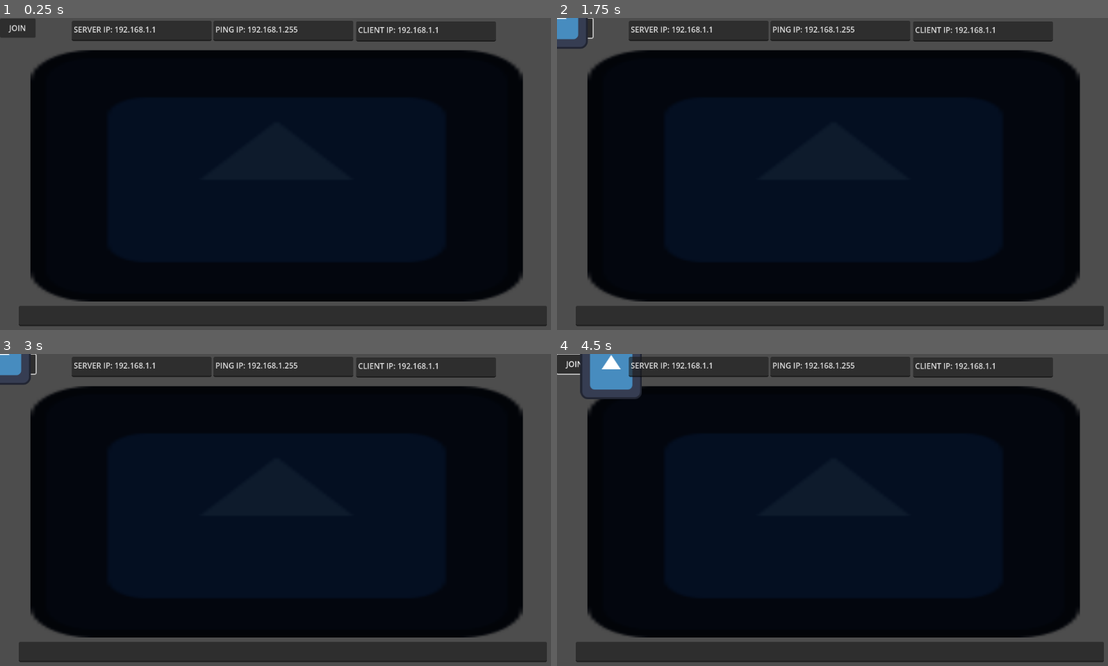
Above: before the commit, frames 1-4 (two rows, left to right).
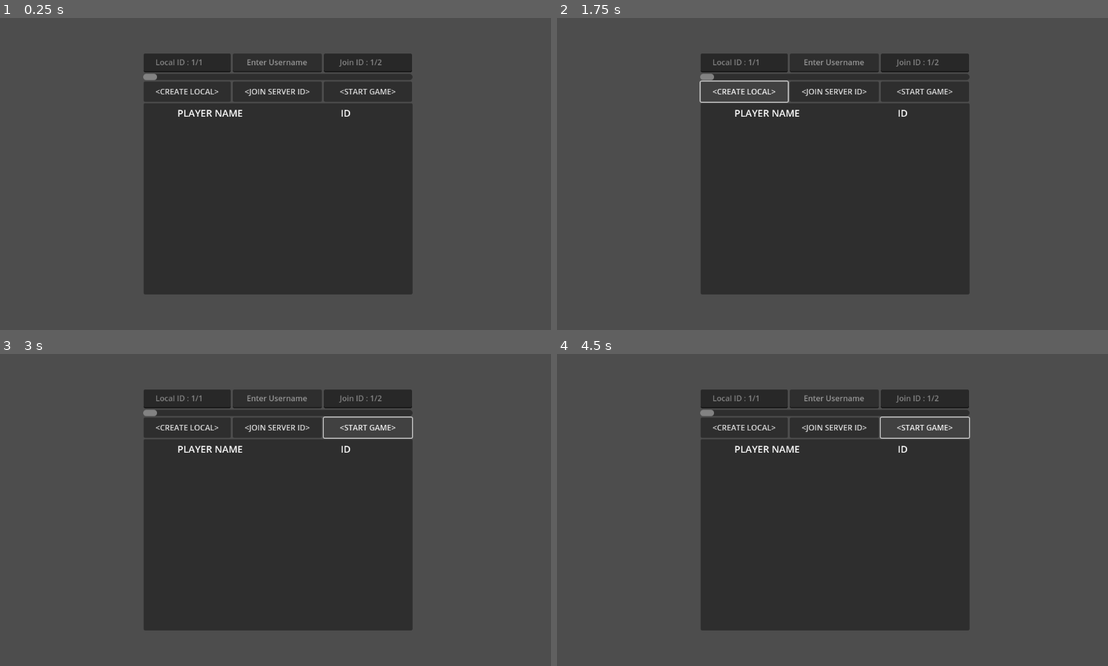
Above: after the commit, the same moments.

Repository: orbi8r/godot-lan
Game: Godot game, scene res://Scenes/Menu/lan_menu.tscn
The game is run twice, just before and just after one commit, with the same random seed, the same clock (stepped at 60 frames per second) and the same inputs. Before the commit the project starts from res://lan_menu.tscn. The engine's default icon, where the game draws it, is replaced by a stand-in: a white triangle on a blue panel in a dark square.
Inputs (mouse positions are in pixels of both pictures, inside the frame that each line leads up to):
- Up to frame 1 (0.25 s): no input
- Up to frame 2 (1.75 s): click "JOIN" (after the commit: "<JOIN SERVER ID>") at 0.5 s; click (744, 92) at 1.25 s, where only the run after the commit has a clickable "<CREATE LOCAL>"
- Up to frame 3 (3 s): click (369, 428) at 2 s, where only the run after the commit has a clickable "<START GAME>"; click (369, 428) at 2.75 s, where only the run after the commit has a clickable "<START GAME>"
- Up to frame 4 (4.5 s): hold D (Right) 3.53-4.28 s; hold S (Down) from 4.28 s (still down)

The runs differ from the first frame. In frame 1, 82% of the frame differs, in the area x 0-100%, y 0-99%; in frame 2, 82%; in frame 3, 82%; in frame 4, 83%.

Commit message:
Client Join Func
Server can see locally which Client Joins

Diff:
--- /dev/null
+++ b/Scenes/Game/example_player.gd
@@ -0,0 +1,20 @@
+extends Node2D
+
+@export var PLAYER_SPEED = 150
+
+# Called when the node enters the scene tree for the first time.
+func _ready() -> void:
+	pass # Replace with function body.
+
+
+# Called every frame. 'delta' is the elapsed time since the previous frame.
+func _process(delta: float) -> void:
+	# Movement
+	if Input.is_action_pressed("Up"):
+		position.y -= PLAYER_SPEED*delta
+	if Input.is_action_pressed("Down"):
+		position.y += PLAYER_SPEED*delta
+	if Input.is_action_pressed("Left"):
+		position.x -= PLAYER_SPEED*delta
+	if Input.is_action_pressed("Right"):
+		position.x += PLAYER_SPEED*delta
--- /dev/null
+++ b/Scenes/Game/example_player.tscn
@@ -0,0 +1,10 @@
+[gd_scene load_steps=3 format=3 uid="uid://bwe1sygdrlvaf"]
+
+[ext_resource type="Texture2D" uid="uid://blntv3mstn80l" path="res://icon.svg" id="1_g1uci"]
+[ext_resource type="Script" path="res://Scenes/Game/example_player.gd" id="1_uyavd"]
+
+[node name="ExamplePlayer" type="Node2D" groups=["Player"]]
+script = ExtResource("1_uyavd")
+
+[node name="Sprite" type="Sprite2D" parent="."]
+texture = ExtResource("1_g1uci")
--- /dev/null
+++ b/Scenes/Game/example_scene.gd
@@ -0,0 +1,18 @@
+extends Node2D
+
+@export var player_scene : PackedScene
+
+# Called when the node enters the scene tree for the first time.
+func _ready() -> void:
+	var new_player = player_scene.instantiate()
+	new_player.name = "1"
+	get_node("Players").add_child(new_player)
+
+	for player in get_tree().get_nodes_in_group("Player"):
+		player.position.x = randi_range(70,1080)
+		player.position.y = randi_range(70,570)
+
+
+# Called every frame. 'delta' is the elapsed time since the previous frame.
+func _process(delta: float) -> void:
+	pass
--- /dev/null
+++ b/Scenes/Game/example_scene.tscn
@@ -0,0 +1,18 @@
+[gd_scene load_steps=4 format=3 uid="uid://b6gll7lmcapoq"]
+
+[ext_resource type="Texture2D" uid="uid://blntv3mstn80l" path="res://icon.svg" id="1_8v5gu"]
+[ext_resource type="Script" path="res://Scenes/Game/example_scene.gd" id="1_prvp5"]
+[ext_resource type="PackedScene" uid="uid://bwe1sygdrlvaf" path="res://Scenes/Game/example_player.tscn" id="2_fbgb4"]
+
+[node name="ExampleScene" type="Node2D"]
+script = ExtResource("1_prvp5")
+player_scene = ExtResource("2_fbgb4")
+
+[node name="Players" type="Node2D" parent="."]
+
+[node name="Background" type="Sprite2D" parent="."]
+modulate = Color(0.0248336, 0.14782, 0.172087, 1)
+show_behind_parent = true
+position = Vector2(577, 330.5)
+scale = Vector2(8.17188, 4.36719)
+texture = ExtResource("1_8v5gu")
--- /dev/null
+++ b/Scenes/Menu/control.gd
@@ -0,0 +1,28 @@
+extends Control
+
+@onready var serverid: HScrollBar = $Serverid
+@onready var local_ip: TextEdit = $LocalIP
+@onready var server_ip: TextEdit = $ServerIP
+@onready var player_name: TextEdit = $PlayerName
+
+var CLIENT_IP = "192.168.1.1"
+var JOIN_IP = "192.168.1.1"
+
+
+func _ready() -> void:
+	for ip in IP.get_local_addresses():
+		if ip.begins_with("192.168"):
+			CLIENT_IP = ip
+	local_ip.text = "     Local ID : " + CLIENT_IP.split(".")[2] + "/" + CLIENT_IP.split(".")[3]
+	serverid.value = int((CLIENT_IP.split("."))[3])
+	Infoautoload.CLIENT_IP = CLIENT_IP
+
+
+func _process(delta: float) -> void:
+	var new_JOIN_IP = "192.168." + CLIENT_IP.split(".")[2] + "." + str(serverid.value)
+	if JOIN_IP != new_JOIN_IP:
+		JOIN_IP = new_JOIN_IP
+		Infoautoload.SERVER_IP = JOIN_IP
+		server_ip.text = "       Join ID : " + JOIN_IP.split(".")[2] + "/" + JOIN_IP.split(".")[3]
+	if player_name.text != "" and Infoautoload.client_username != (player_name.text).left(20):
+		Infoautoload.client_username = (player_name.text).left(20)
--- /dev/null
+++ b/Scenes/Menu/infoautoload.gd
@@ -0,0 +1,10 @@
+extends Node
+
+var CLIENT_IP = "192.168.1.1"
+var SERVER_IP = "192.168.1.1"
+
+var client_username = "IdidntSetUsername"
+
+var client_id = 1
+
+var player_info = {"username":"IdidntSetUsername", "ip":"192.168.1.1", "id":1}
--- /dev/null
+++ b/Scenes/Menu/lan_menu.gd
@@ -0,0 +1,68 @@
+extends Control
+
+@onready var GamePort = 51001
+
+var GamePeer = ENetMultiplayerPeer.new()
+
+@onready var player_container: VBoxContainer = $Control/PlayerBrowser/VBoxContainer
+var PlayerInfo = preload("res://Scenes/Menu/player_info.tscn")
+
+
+func _ready() -> void:
+	multiplayer.peer_connected.connect(peer_connected)
+	multiplayer.peer_disconnected.connect(peer_disconnected)
+	multiplayer.connected_to_server.connect(connected_to_server)
+	multiplayer.connection_failed.connect(connection_failed)
+
+
+
+# Called for all peers, when a peer connects
+func peer_connected(id):
+	print("Player Connected "+ str(id))
+
+
+# Called for all peers, when a peer disconnects
+func peer_disconnected(id):
+	print("Player Disconnected " + str(id))
+
+
+# Called Client side, when peer connects
+func connected_to_server():
+	print("Connected To Sever!")
+	append_player_browser.rpc(Infoautoload.client_username,Infoautoload.CLIENT_IP,GamePeer.get_unique_id())
+
+
+# Called Client side, when peer couldnt connect
+func connection_failed():
+	print("Couldnt Connect")
+
+
+@rpc("any_peer","reliable")
+func append_player_browser(username,ip,id):
+	var new_player_info = PlayerInfo.instantiate()
+	new_player_info.name = str(id)
+	new_player_info.get_child(0).text = username
+	new_player_info.get_child(1).text =  ip.split(".")[2] + "/" + ip.split(".")[3] + "/" + str(id)
+	player_container.add_child(new_player_info)
+
+
+func _on_create_pressed() -> void:
+	var error_check = GamePeer.create_server(GamePort)
+	if error_check != OK:
+		print("Creating Server Error : " + str(error_check))
+		return
+	multiplayer.set_multiplayer_peer(GamePeer)
+	print("Created Server at " + Infoautoload.CLIENT_IP)
+	append_player_browser(Infoautoload.client_username,Infoautoload.CLIENT_IP,GamePeer.get_unique_id())
+
+
+func _on_join_pressed() -> void:
+	var error_check = GamePeer.create_client(Infoautoload.SERVER_IP, GamePort)
+	if error_check != OK:
+		print("Joining "+ Infoautoload.SERVER_IP +" Error : " + str(error_check))
+		return
+	multiplayer.set_multiplayer_peer(GamePeer)
+
+
+func _on_start_pressed() -> void:
+	pass # Replace with function body.
--- /dev/null
+++ b/Scenes/Menu/lan_menu.tscn
@@ -0,0 +1,129 @@
+[gd_scene load_steps=5 format=3 uid="uid://di8h0wh5y253g"]
+
+[ext_resource type="Script" path="res://Scenes/Menu/lan_menu.gd" id="1_omcgy"]
+[ext_resource type="Script" path="res://Scenes/Menu/control.gd" id="2_qjvof"]
+
+[sub_resource type="LabelSettings" id="LabelSettings_ge8uk"]
+font_size = 20
+
+[sub_resource type="LabelSettings" id="LabelSettings_5psvq"]
+font_size = 20
+
+[node name="LanMenu" type="Control"]
+layout_mode = 3
+anchors_preset = 15
+anchor_right = 1.0
+anchor_bottom = 1.0
+grow_horizontal = 2
+grow_vertical = 2
+script = ExtResource("1_omcgy")
+
+[node name="Control" type="Control" parent="."]
+anchors_preset = 0
+offset_left = 295.0
+offset_top = 76.0
+offset_right = 861.0
+offset_bottom = 574.0
+script = ExtResource("2_qjvof")
+
+[node name="Buttons" type="HBoxContainer" parent="Control"]
+layout_mode = 0
+offset_left = 1.0
+offset_top = 56.0
+offset_right = 568.0
+offset_bottom = 98.0
+alignment = 1
+
+[node name="Create" type="Button" parent="Control/Buttons"]
+layout_mode = 2
+text = "     <CREATE LOCAL>     "
+
+[node name="Join" type="Button" parent="Control/Buttons"]
+layout_mode = 2
+text = "     <JOIN SERVER ID>     "
+
+[node name="Start" type="Button" parent="Control/Buttons"]
+layout_mode = 2
+text = "       <START GAME>       "
+
+[node name="Label" type="Label" parent="Control/Buttons"]
+layout_mode = 2
+
+[node name="Serverid" type="HScrollBar" parent="Control"]
+layout_mode = 0
+offset_left = 2.0
+offset_top = 40.0
+offset_right = 561.0
+offset_bottom = 53.0
+mouse_default_cursor_shape = 2
+min_value = 2.0
+max_value = 264.0
+step = 1.0
+page = 10.0
+value = 2.0
+
+[node name="LocalIP" type="TextEdit" parent="Control"]
+layout_mode = 2
+offset_left = 3.0
+offset_top = -2.0
+offset_right = 184.0
+offset_bottom = 37.0
+text = " "
+editable = false
+scroll_past_end_of_file = true
+scroll_fit_content_height = true
+
+[node name="PlayerName" type="TextEdit" parent="Control"]
+layout_mode = 0
+offset_left = 188.0
+offset_top = -2.0
+offset_right = 373.0
+offset_bottom = 37.0
+placeholder_text = "      Enter Username"
+scroll_past_end_of_file = true
+
+[node name="ServerIP" type="TextEdit" parent="Control"]
+layout_mode = 2
+offset_left = 377.0
+offset_top = -2.0
+offset_right = 560.0
+offset_bottom = 37.0
+editable = false
+scroll_past_end_of_file = true
+scroll_fit_content_height = true
+
+[node name="PlayerBrowser" type="Panel" parent="Control"]
+layout_mode = 0
+offset_left = 3.0
+offset_top = 101.0
+offset_right = 561.0
+offset_bottom = 498.0
+
+[node name="Heading" type="HBoxContainer" parent="Control/PlayerBrowser"]
+layout_mode = 0
+offset_right = 558.0
+offset_bottom = 41.0
+
+[node name="Username" type="Label" parent="Control/PlayerBrowser/Heading"]
+layout_mode = 2
+size_flags_horizontal = 3
+text = "PLAYER NAME"
+label_settings = SubResource("LabelSettings_ge8uk")
+horizontal_alignment = 1
+
+[node name="ID" type="Label" parent="Control/PlayerBrowser/Heading"]
+layout_mode = 2
+size_flags_horizontal = 3
+text = "ID"
+label_settings = SubResource("LabelSettings_5psvq")
+horizontal_alignment = 1
+
+[node name="VBoxContainer" type="VBoxContainer" parent="Control/PlayerBrowser"]
+layout_mode = 0
+offset_top = 42.0
+offset_right = 557.0
+offset_bottom = 396.0
+
+[connection signal="pressed" from="Control/Buttons/Create" to="." method="_on_create_pressed"]
+[connection signal="pressed" from="Control/Buttons/Join" to="." method="_on_join_pressed"]
+[connection signal="pressed" from="Control/Buttons/Start" to="." method="_on_start_pressed"]
--- /dev/null
+++ b/Scenes/Menu/player_info.tscn
@@ -0,0 +1,15 @@
+[gd_scene format=3 uid="uid://c3u8x6vbwkpx8"]
+
+[node name="PlayerInfo" type="HBoxContainer"]
+
+[node name="Username" type="Label" parent="."]
+layout_mode = 2
+size_flags_horizontal = 3
+text = "TwentyLetterNamehere"
+horizontal_alignment = 1
+
+[node name="ID" type="Label" parent="."]
+layout_mode = 2
+size_flags_horizontal = 3
+text = "AAA/BBB/CCCCCCCCCC"
+horizontal_alignment = 1
--- a/client_autoload.gd
+++ /dev/null
@@ -1 +0,0 @@
-extends Node
--- a/example_game_scene.gd
+++ /dev/null
@@ -1 +0,0 @@
-extends Node2D
--- a/example_game_scene.tscn
+++ /dev/null
@@ -1,13 +0,0 @@
-[gd_scene load_steps=3 format=3 uid="uid://twxxph0d2tlc"]
-
-[ext_resource type="Script" path="res://example_game_scene.gd" id="1_ov86j"]
-[ext_resource type="Texture2D" uid="uid://blntv3mstn80l" path="res://icon.svg" id="1_yb81j"]
-
-[node name="ExampleGameScene" type="Node2D"]
-script = ExtResource("1_ov86j")
-
-[node name="Background" type="Sprite2D" parent="."]
-modulate = Color(0.0545956, 0.105886, 0.173389, 1)
-position = Vector2(574, 328)
-scale = Vector2(7.98438, 4.07813)
-texture = ExtResource("1_yb81j")
--- a/example_player.gd
+++ /dev/null
@@ -1,21 +0,0 @@
-extends Node2D
-
-@export var PLAYER_SPEED = 150
-
-func _enter_tree():
-	set_multiplayer_authority(name.to_int())
-
-# Called every frame. 'delta' is the elapsed time since the previous frame.
-func _process(delta):
-
-	# If player is Client's player
-	if is_multiplayer_authority():
-		# Movement
-		if Input.is_action_pressed("Up"):
-			position.y -= PLAYER_SPEED * delta
-		if Input.is_action_pressed("Down"):
-			position.y += PLAYER_SPEED * delta
-		if Input.is_action_pressed("Left"):
-			position.x -= PLAYER_SPEED * delta
-		if Input.is_action_pressed("Right"):
-			position.x += PLAYER_SPEED * delta
--- a/example_player.tscn
+++ /dev/null
@@ -1,18 +0,0 @@
-[gd_scene load_steps=4 format=3 uid="uid://ded0b1cyawqt1"]
-
-[ext_resource type="Script" path="res://example_player.gd" id="1_swd2y"]
-[ext_resource type="Texture2D" uid="uid://blntv3mstn80l" path="res://icon.svg" id="2_uh5n1"]
-
-[sub_resource type="SceneReplicationConfig" id="SceneReplicationConfig_ghg4w"]
-properties/0/path = NodePath(".:position")
-properties/0/spawn = true
-properties/0/replication_mode = 1
-
-[node name="Player" type="Node2D"]
-script = ExtResource("1_swd2y")
-
-[node name="Icon" type="Sprite2D" parent="."]
-texture = ExtResource("2_uh5n1")
-
-[node name="MultiplayerSynchronizer" type="MultiplayerSynchronizer" parent="."]
-replication_config = SubResource("SceneReplicationConfig_ghg4w")
--- a/lan_menu.gd
+++ /dev/null
@@ -1,114 +0,0 @@
-extends Node2D
-
-@onready var serverip: TextEdit = $serverip
-@onready var pingip: TextEdit = $pingip
-@onready var clientip: TextEdit = $clientip
-@onready var datatext: TextEdit = $Data
-
-
-@export var example_player_scene : PackedScene
-
-var GamePeer = ENetMultiplayerPeer.new()
-var PingPeer = PacketPeerUDP.new()
-var ListenPeer = PacketPeerUDP.new()
-
-var CLIENT_IP = "192.168.1.1"
-var PING_IP = "192.168.1.255"
-var SERVER_IP = "192.168.1.1"
-
-
-@export var GAME_PORT = 51001
-@export var SERVER_PING_PORT = 51010
-@export var SERVER_LISTEN_PORT = 51011
-
-@onready var server_ping_timer = $MainMenu/ServerPingTimer
-@onready var client_listen_timer = $MainMenu/ClientListenTimer
-
-
-func _process(_delta):
-	if ListenPeer.is_bound():
-		if ListenPeer.get_available_packet_count() > 0:
-			var data = ListenPeer.get_packet().get_string_from_ascii()
-			datatext.text = str(data)
-			SERVER_IP = ListenPeer.get_packet_ip()
-	serverip.text = "SERVER IP: "+str(SERVER_IP)
-	pingip.text = "PING IP: "+str(PING_IP)
-	clientip.text = "CLIENT IP: "+str(CLIENT_IP)
-
-
-func _ready():
-	multiplayer.peer_disconnected.connect(del_player)
-	del_player(multiplayer.get_remote_sender_id())
-	# Makes client listen time more than ping time
-	client_listen_timer.wait_time = server_ping_timer.wait_time + 0.1
-	# Grabs Client IP and generates Ping IP
-	for ip in IP.get_local_addresses():
-		if ip.begins_with("192.168"):
-			CLIENT_IP = ip
-			var ipbreak = CLIENT_IP.split('.')
-			PING_IP = ipbreak[0] + "." + ipbreak[1] + "." + ipbreak[2] + ".255"
-
-
-func listen_set_up():
-	var ok = ListenPeer.bind(SERVER_LISTEN_PORT)
-	client_listen_timer.start()
-
-
-func ping_set_up():
-	PingPeer.set_broadcast_enabled(true)
-	PingPeer.set_dest_address(PING_IP, SERVER_LISTEN_PORT)
-	var ok = PingPeer.bind(SERVER_PING_PORT)
-	server_ping_timer.start()
-
-
-func listen_shut_down():
-	if ListenPeer.is_bound():
-		ListenPeer.close()
-
-
-func _on_join_pressed():
-	listen_set_up()
-
-
-func add_player(id = 1):
-	var client = example_player_scene.instantiate()
-	client.name = str(id)
-	get_node("ExampleGameScene").add_child(client)
-
-
-func del_player(id):
-	if id != 1:
-		rpc("_del_player", id)
-	else:
-		rpc("_del_server")
-
-
-# Writing function this way helps all clients to delete a node
-@rpc("any_peer", "call_local") func _del_player(id):
-	if get_node("ExampleGameScene").get_node(str(id)) != null:
-		get_node("ExampleGameScene").get_node(str(id)).queue_free()
-
-
-@rpc("any_peer", "call_local") func _del_server():
-	SERVER_IP = "192.168.1.1" # Resets Server
-
-
-func _on_server_ping_timer_timeout():
-	var packet = "data".to_ascii_buffer() # Put data here
-	PingPeer.put_packet(packet)
-
-
-func _on_client_listen_timer_timeout():
-	if SERVER_IP == "192.168.1.1":
-		GamePeer.create_server(GAME_PORT)
-		multiplayer.multiplayer_peer = GamePeer
-	else:
-		GamePeer.create_client("192.168.39.165", GAME_PORT)
-		multiplayer.multiplayer_peer = GamePeer
-
-	if multiplayer.is_server() and server_ping_timer.is_stopped():
-		ping_set_up()
-
-	listen_shut_down()
-	multiplayer.peer_connected.connect(add_player)
-	add_player()
--- a/lan_menu.tscn
+++ /dev/null
@@ -1,59 +0,0 @@
-[gd_scene load_steps=4 format=3 uid="uid://c42c150xjjf2h"]
-
-[ext_resource type="Script" path="res://lan_menu.gd" id="1_omdqh"]
-[ext_resource type="PackedScene" uid="uid://ded0b1cyawqt1" path="res://example_player.tscn" id="2_d7b4a"]
-[ext_resource type="PackedScene" uid="uid://twxxph0d2tlc" path="res://example_game_scene.tscn" id="2_rlu1y"]
-
-[node name="Lan_Menu" type="Node2D"]
-script = ExtResource("1_omdqh")
-example_player_scene = ExtResource("2_d7b4a")
-
-[node name="MainMenu" type="Node2D" parent="."]
-
-[node name="MultiplayerSpawner" type="MultiplayerSpawner" parent="MainMenu"]
-_spawnable_scenes = PackedStringArray("res://example_player.tscn")
-spawn_path = NodePath("../../ExampleGameScene")
-
-[node name="Join" type="Button" parent="MainMenu"]
-offset_top = 1.0
-offset_right = 74.0
-offset_bottom = 41.0
-text = "JOIN"
-
-[node name="ServerPingTimer" type="Timer" parent="MainMenu"]
-
-[node name="ClientListenTimer" type="Timer" parent="MainMenu"]
-one_shot = true
-
-[node name="ExampleGameScene" parent="." instance=ExtResource("2_rlu1y")]
-
-[node name="serverip" type="TextEdit" parent="."]
-offset_left = 149.0
-offset_top = 6.0
-offset_right = 439.0
-offset_bottom = 48.0
-text = "SERVER IP:"
-
-[node name="pingip" type="TextEdit" parent="."]
-offset_left = 443.0
-offset_top = 6.0
-offset_right = 733.0
-offset_bottom = 48.0
-text = "PING IP:"
-
-[node name="clientip" type="TextEdit" parent="."]
-offset_left = 739.0
-offset_top = 7.0
-offset_right = 1029.0
-offset_bottom = 49.0
-text = "CLIENT IP:"
-
-[node name="Data" type="TextEdit" parent="."]
-offset_left = 39.0
-offset_top = 598.0
-offset_right = 1135.0
-offset_bottom = 640.0
-
-[connection signal="pressed" from="MainMenu/Join" to="." method="_on_join_pressed"]
-[connection signal="timeout" from="MainMenu/ServerPingTimer" to="." method="_on_server_ping_timer_timeout"]
-[connection signal="timeout" from="MainMenu/ClientListenTimer" to="." method="_on_client_listen_timer_timeout"]
--- a/project.godot
+++ b/project.godot
@@ -11,13 +11,17 @@
 [application]
 
 config/name="Godot-lan"
-run/main_scene="res://lan_menu.tscn"
+run/main_scene="res://Scenes/Menu/lan_menu.tscn"
 config/features=PackedStringArray("4.3", "Forward Plus")
 config/icon="res://icon.svg"
 
 [autoload]
 
-ClientAutoload="*res://client_autoload.gd"
+Infoautoload="*res://Scenes/Menu/infoautoload.gd"
+
+[global_group]
+
+Player=""
 
 [input]
 
Not shown, removed: export_presets.cfg
